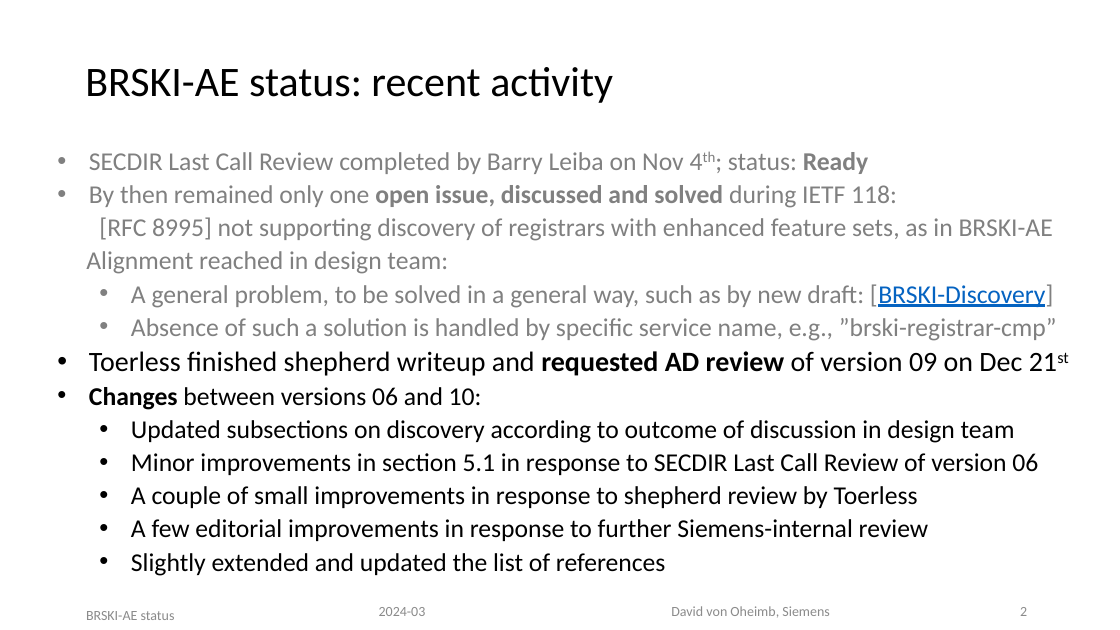
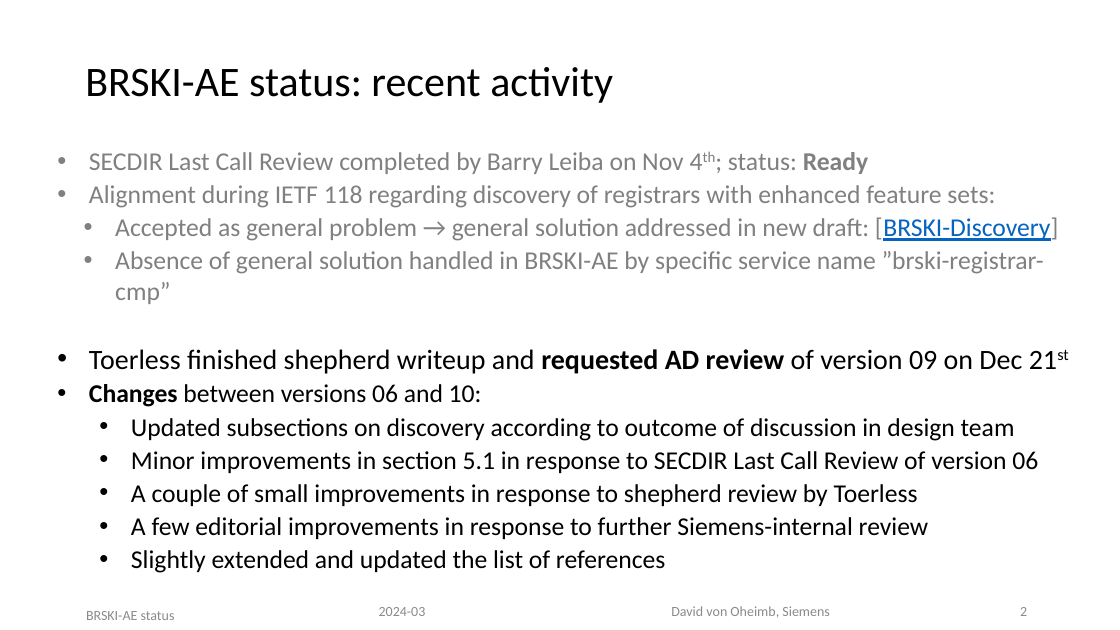
Before and after one commit to anima-wg/anima-brski-ae, a slide deck: slide 2 of presentations/slides-119-BRSKI-AE.pptx. Drawn at 1120x630 pixels with LibreOffice and Linux fonts; fonts in the diff are those of the drawing. Boxes give left, top, right and bottom in pixels: in the first picture for what was removed or moved away, otherwise in the second. Text is boxed around its words. In the diff, an @@ line names an element or a change of style, - is before the commit and + after.

Commit message:
minor editorial update

```diff
--- a/presentations/slides-119-BRSKI-AE.pptx
+++ b/presentations/slides-119-BRSKI-AE.pptx
@@ text at box(89, 185, 1059, 304): text changed @@
-• By then remained only one open issue, discussed and solved during IETF 118:
-  [RFC 8995] not supporting discovery of registrars with enhanced feature sets, as in BRSKI-AE
-Alignment reached in design team:
-  • A general problem, to be solved in a general way, such as by new draft: [BRSKI-Discovery]
-  • Absence of such a solution is handled by specific service name, e.g., ”brski-registrar-cmp”
+• Alignment during IETF 118 regarding discovery of registrars with enhanced feature sets:
+  • Accepted as general problem → general solution addressed in new draft: [BRSKI-Discovery]
+  • Absence of general solution handled in BRSKI-AE by specific service name ”brski-registrar-cmp”
```
